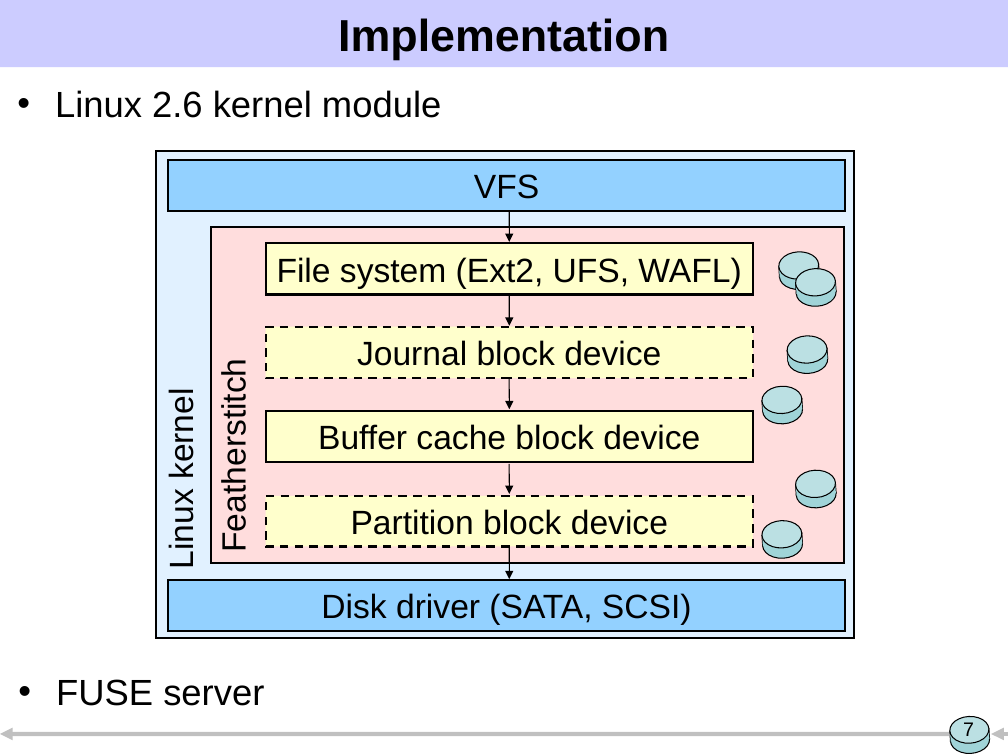
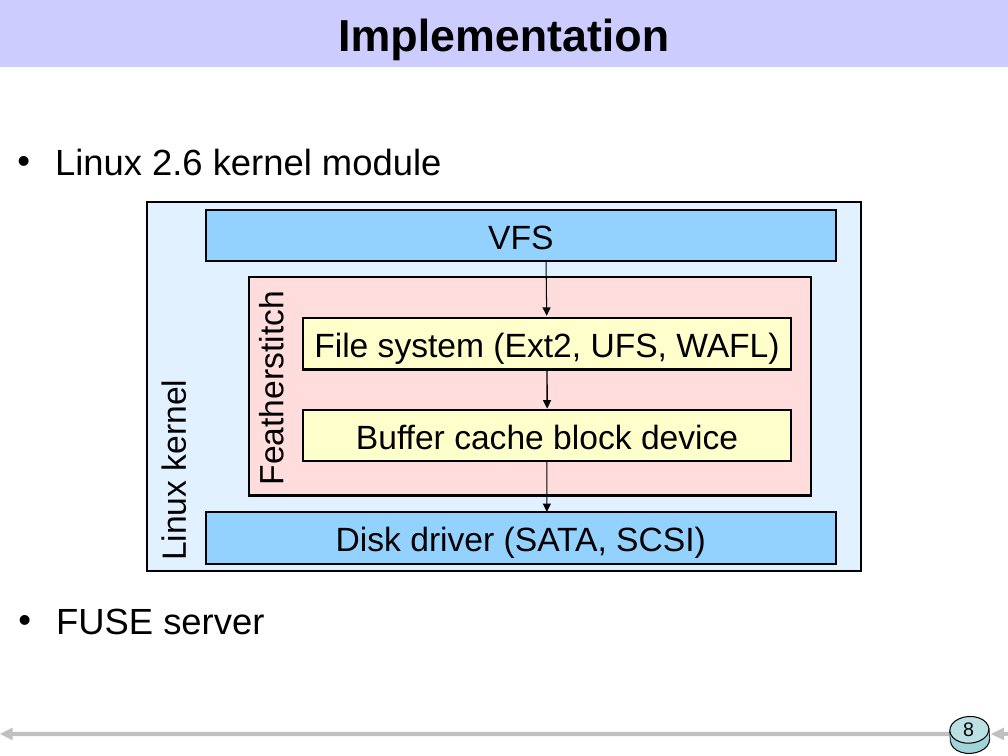
Before and after one commit to ucla-readable/fstitch-doc, a slide deck: slide 8 of sosp/pres.ppt (slide 7 before the commit). Drawn at 1008x756 pixels with LibreOffice and Linux fonts; fonts in the diff are those of the drawing. Boxes give left, top, right and bottom in pixels: in the first picture for what was removed or moved away, otherwise in the second. Text is boxed around its words. In the diff, an @@ line names an element or a change of style, - is before the commit and + after.

```diff
--- a/sosp/pres.ppt
+++ b/sosp/pres.ppt
@@ text "Linux 2.6 kernel module": place and size @@
-text "Linux 2.6 kernel module" at [55, 90, 441, 118]
+text "Linux 2.6 kernel module" at [55, 148, 441, 176]
@@ rectangle: place and size @@
-rectangle at [156, 151, 854, 638]
+rectangle at [147, 202, 861, 572]
@@ rectangle "VFS": place and size @@
-rectangle "VFS" at [168, 159, 846, 211]
+rectangle "VFS" at [206, 210, 836, 261]
@@ arrow moved from (509, 209) - (509, 242) to (546, 257) - (546, 316) @@
@@ group removed at [778, 251, 820, 290]: 2 rectangles, 2 ellipses @@
@@ group removed at [795, 268, 837, 308]: 2 rectangles, 2 ellipses @@
@@ text "Featherstitch": place and size @@
-text "Featherstitch" at [215, 377, 253, 546]
+text "Featherstitch" at [253, 310, 291, 479]
@@ rectangle: place and size @@
-rectangle at [212, 227, 844, 562]
+rectangle at [249, 277, 810, 496]
@@ rectangle removed at [266, 327, 753, 378] @@
-Journal block device
@@ rectangle "File system (Ext2, UFS, WAFL)": place and size @@
-rectangle "File system (Ext2, UFS, WAFL)" at [266, 243, 753, 294]
+rectangle "File system (Ext2, UFS, WAFL)" at [303, 319, 790, 370]
@@ group removed at [787, 335, 829, 374]: 2 rectangles, 2 ellipses @@
@@ text "Linux kernel": place and size @@
-text "Linux kernel" at [163, 397, 201, 567]
+text "Linux kernel" at [155, 389, 193, 558]
@@ arrow removed from (509, 379) to (509, 409) @@
@@ arrow moved from (509, 295) - (509, 326) to (547, 371) - (547, 408) @@
@@ group removed at [761, 385, 804, 424]: 2 rectangles, 2 ellipses @@
@@ rectangle "Buffer cache block device": place and size @@
-rectangle "Buffer cache block device" at [266, 411, 753, 462]
+rectangle "Buffer cache block device" at [303, 410, 790, 461]
@@ arrow moved from (509, 464) - (509, 494) to (547, 462) - (547, 512) @@
@@ group removed at [795, 470, 837, 509]: 2 rectangles, 2 ellipses @@
@@ rectangle removed at [266, 496, 753, 546] @@
-Partition block device
@@ rectangle "Disk driver (SATA, SCSI)": place and size @@
-rectangle "Disk driver (SATA, SCSI)" at [168, 580, 846, 631]
+rectangle "Disk driver (SATA, SCSI)" at [206, 512, 836, 563]
@@ group removed at [761, 520, 804, 560]: 2 rectangles, 2 ellipses @@
@@ arrow removed from (509, 545) to (509, 579) @@
@@ text "FUSE server": place and size @@
-text "FUSE server" at [56, 679, 264, 706]
+text "FUSE server" at [56, 608, 264, 635]
@@ page number at [963, 722, 974, 737]: text changed @@
-7
+8
```
Also in this commit, not shown: 18 other slides changed, 6 slides added, 4 slides removed.
